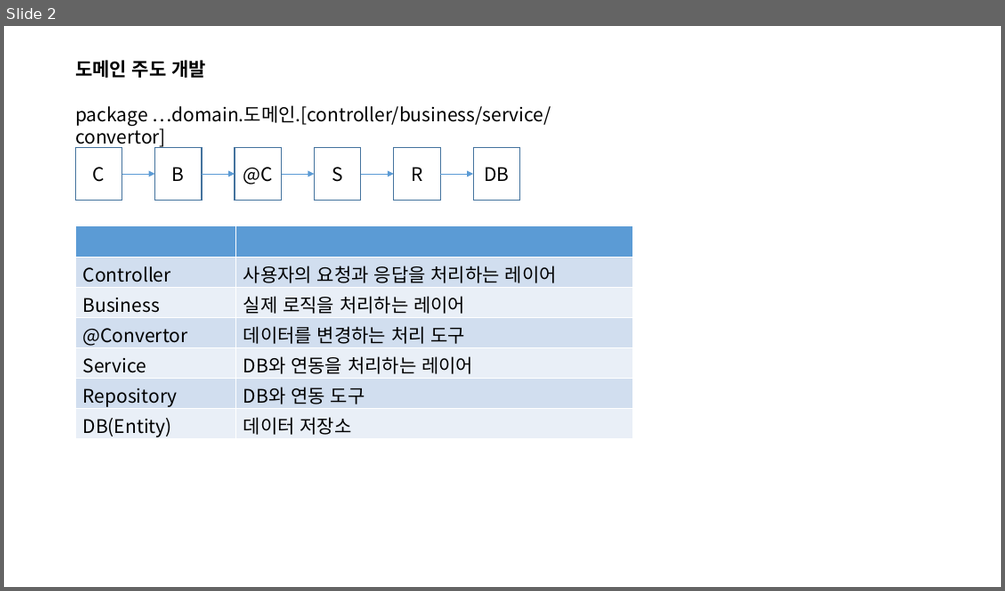
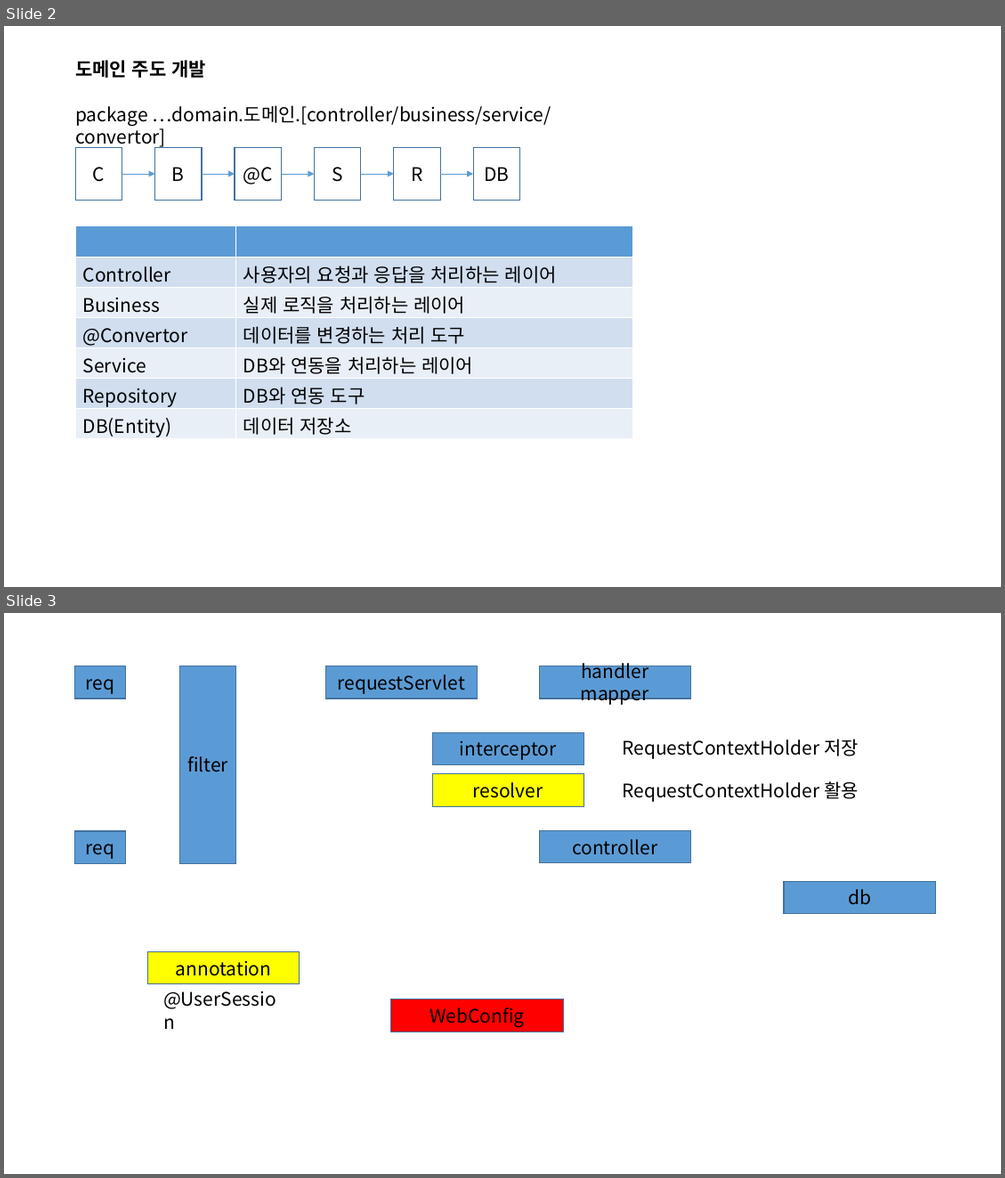
Before and after one commit to Goo-hyunwoo/delivery-service, a slide deck: 도메인 개발.pptx. Shown one above the other, each under a label of ours: slide 2 before the commit, slides 2 and 3 after it. The pictures are 1005x591 and 1005x1178 pixels, drawn with LibreOffice and Linux fonts; fonts in the diff are those of the drawing. Boxes give left, top, right and bottom in pixels: in the first picture for what was removed or moved away, otherwise in the second. Text is boxed around its words. In the diff, an @@ line names an element or a change of style, - is before the commit and + after.

Commit message:
[2023-12-22] User 로그인 적용

```diff
--- a/도메인 개발.pptx
+++ b/도메인 개발.pptx
@@ slide 3 added at (4,613,1001,1174), background #FFFFFF @@
@@ rectangle added at (74,666,125,698), fill #5B9BD5, outline #43739E 1 pt, 18 pt, text #000000 @@
+req
@@ rectangle added at (180,666,235,863), fill #5B9BD5, outline #43739E 1 pt, 18 pt, text #000000 @@
+filter
@@ rectangle added at (325,666,477,698), fill #5B9BD5, outline #43739E 1 pt, 18 pt, text #000000 @@
+requestServlet
@@ rectangle added at (540,666,691,698), fill #5B9BD5, outline #43739E 1 pt, 18 pt, text #000000 @@
+handler mapper
@@ rectangle added at (432,732,584,765), fill #5B9BD5, outline #43739E 1 pt, 18 pt, text #000000 @@
+interceptor
@@ text added at (622,738,858,759), 18 pt, text #000000 @@
+RequestContextHolder 저장
@@ rectangle added at (432,774,584,806), fill #FFFF00, outline #43739E 1 pt, 18 pt, text #000000 @@
+resolver
@@ text added at (623,781,858,802), 18 pt, text #000000 @@
+RequestContextHolder 활용
@@ rectangle added at (74,831,125,863), fill #5B9BD5, outline #43739E 1 pt, 18 pt, text #000000 @@
+req
@@ rectangle added at (540,831,691,863), fill #5B9BD5, outline #43739E 1 pt, 18 pt, text #000000 @@
+controller
@@ rectangle added at (784,882,936,914), fill #5B9BD5, outline #43739E 1 pt, 18 pt, text #000000 @@
+db
@@ rectangle added at (147,952,299,984), fill #FFFF00, outline #43739E 1 pt, 18 pt, text #000000 @@
+annotation
@@ text added at (156,984,291,1013), 18 pt, text #000000 @@
+@UserSession
@@ rectangle added at (390,999,563,1032), fill #FF0000, outline #43739E 1 pt, 18 pt, text #000000 @@
+WebConfig
```
Also in this commit, not shown: 11 other files.
